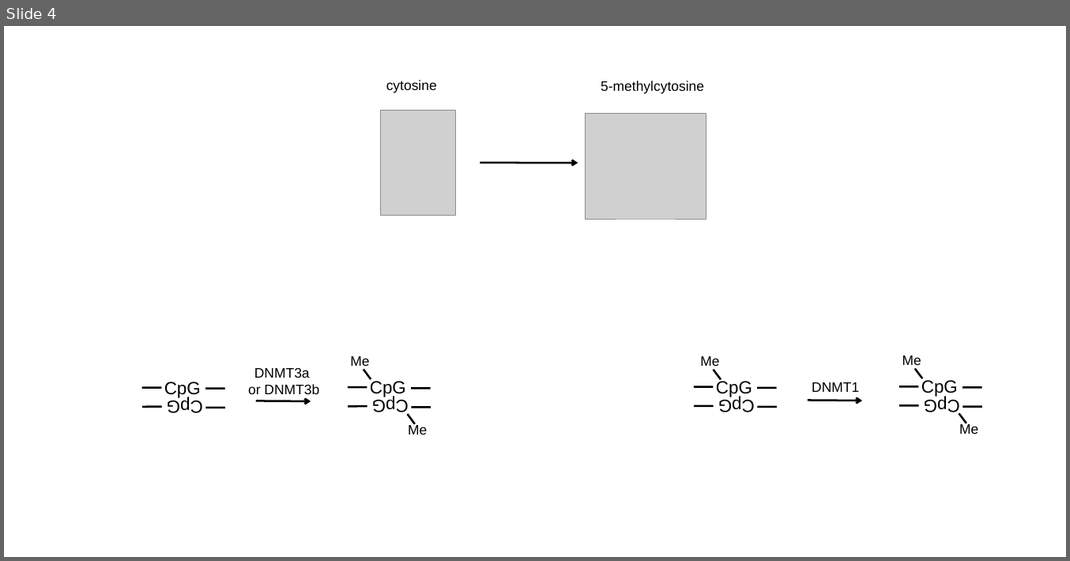
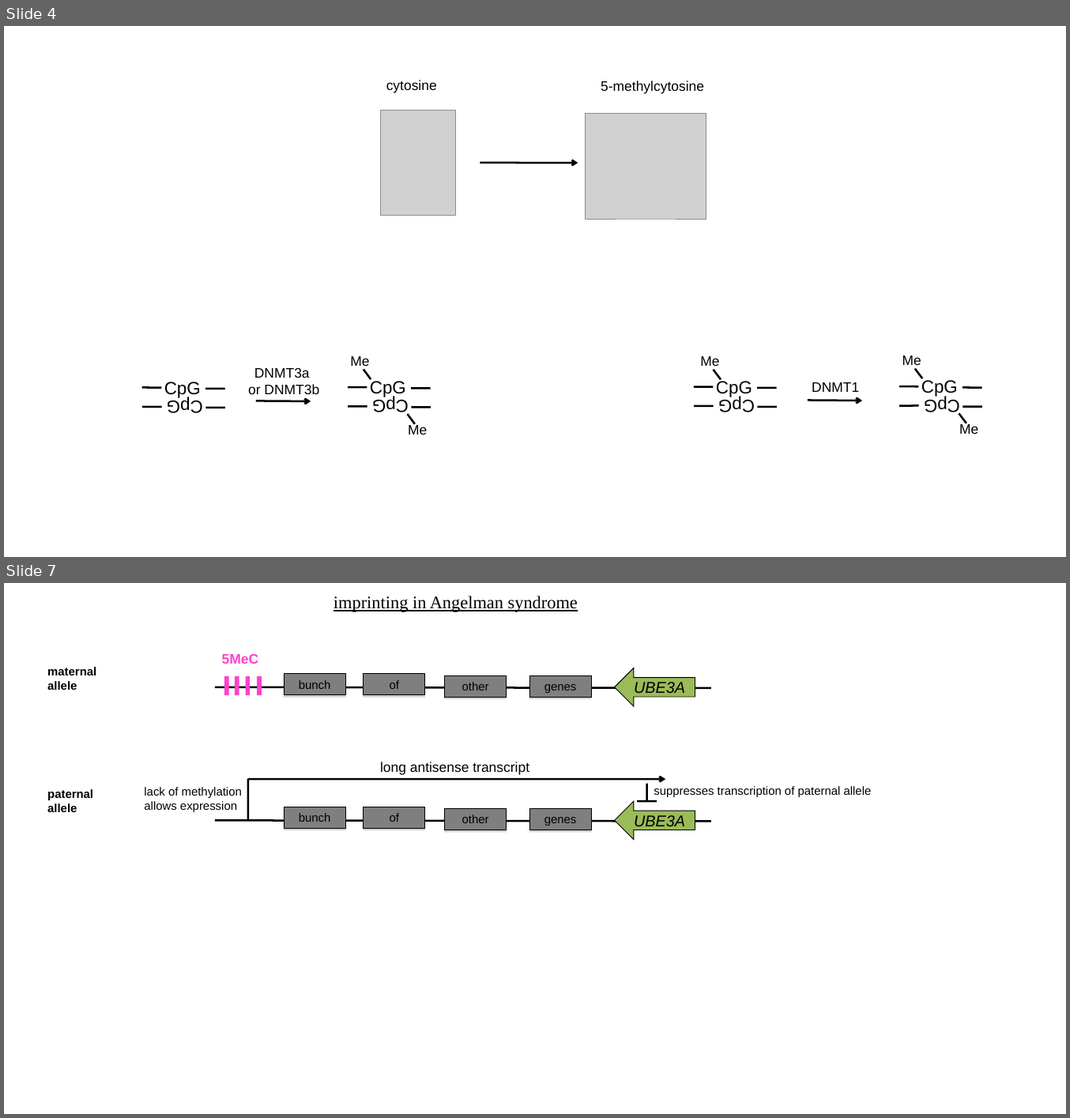
Before and after one commit to ericminikel/cureffi, a slide deck: media/2014/12/epigenetics-diagrams.ppt. Shown one above the other, each under a label of ours: slide 4 before the commit, slides 4 and 7 after it; the slides between them are not shown. The pictures are 1070x561 and 1070x1118 pixels, drawn with LibreOffice and Linux fonts; fonts in the diff are those of the drawing; grey boxes stand for pictures. Boxes give left, top, right and bottom in pixels: in the first picture for what was removed or moved away, otherwise in the second. Text is boxed around its words. In the diff, an @@ line names an element or a change of style, - is before the commit and + after.

```diff
--- a/media/2014/12/epigenetics-diagrams.ppt
+++ b/media/2014/12/epigenetics-diagrams.ppt
@@ slide 7 added at [4, 583, 1066, 1114], background #FFFFFF @@
@@ text added at [333, 596, 578, 612], 18 pt, text #000000, underline @@
+imprinting in Angelman syndrome
@@ text added at [47, 667, 96, 690], 12 pt, text #000000, bold @@
+maternal
+allele
@@ text added at [222, 654, 259, 664], 14 pt, text #FF41CD, bold @@
+5MeC
@@ line added from (226, 676) to (226, 695), #FF41CD 4.51 pt @@
@@ line added from (237, 676) to (237, 695), #FF41CD 4.51 pt @@
@@ line added from (247, 676) to (247, 695), #FF41CD 4.51 pt @@
@@ line added from (259, 676) to (259, 695), #FF41CD 4.51 pt @@
@@ rectangle added at [284, 674, 345, 695], fill #7F7F7F, outline #000000 0.74 pt, 12 pt, text #000000 @@
+bunch
@@ rectangle added at [363, 674, 425, 695], fill #7F7F7F, outline #000000 0.74 pt, 12 pt, text #000000 @@
+of
@@ rectangle added at [444, 675, 506, 697], fill #7F7F7F, outline #000000 0.74 pt, 12 pt, text #000000 @@
+other
@@ rectangle added at [529, 675, 591, 697], fill #7F7F7F, outline #000000 0.74 pt, 12 pt, text #000000 @@
+genes
@@ left arrow added at [614, 668, 694, 706], fill #9BBB59, outline #000000 0.74 pt, 16 pt, text #000000, italic @@
+UBE3A
@@ line added from (215, 687) to (711, 688), #000000 2.01 pt @@
@@ text added at [380, 762, 529, 775], 14 pt, text #000000 @@
+long antisense transcript
@@ text added at [47, 789, 93, 812], 12 pt, text #000000, bold @@
+paternal
+allele
@@ text added at [144, 787, 242, 812], 12 pt, text #000000 @@
+lack of methylation allows expression
@@ arrow added from (247, 779) to (665, 779), #000000 2.01 pt @@
@@ line added from (248, 779) to (248, 819), #000000 2.01 pt @@
@@ line added from (647, 784) to (647, 801), #000000 2.01 pt @@
@@ text added at [653, 786, 871, 797], 12 pt, text #000000 @@
+suppresses transcription of paternal allele
@@ rectangle added at [284, 807, 345, 828], fill #7F7F7F, outline #000000 0.74 pt, 12 pt, text #000000 @@
+bunch
@@ rectangle added at [363, 807, 425, 828], fill #7F7F7F, outline #000000 0.74 pt, 12 pt, text #000000 @@
+of
@@ rectangle added at [444, 809, 506, 830], fill #7F7F7F, outline #000000 0.74 pt, 12 pt, text #000000 @@
+other
@@ rectangle added at [529, 809, 591, 830], fill #7F7F7F, outline #000000 0.74 pt, 12 pt, text #000000 @@
+genes
@@ left arrow added at [614, 801, 694, 839], fill #9BBB59, outline #000000 0.74 pt, 16 pt, text #000000, italic @@
+UBE3A
@@ line added from (657, 801) to (637, 801), #000000 2.01 pt @@
@@ line added from (215, 820) to (711, 821), #000000 2.01 pt @@
```
Also in this commit, not shown: 1 slide changed, 2 other slides added.
